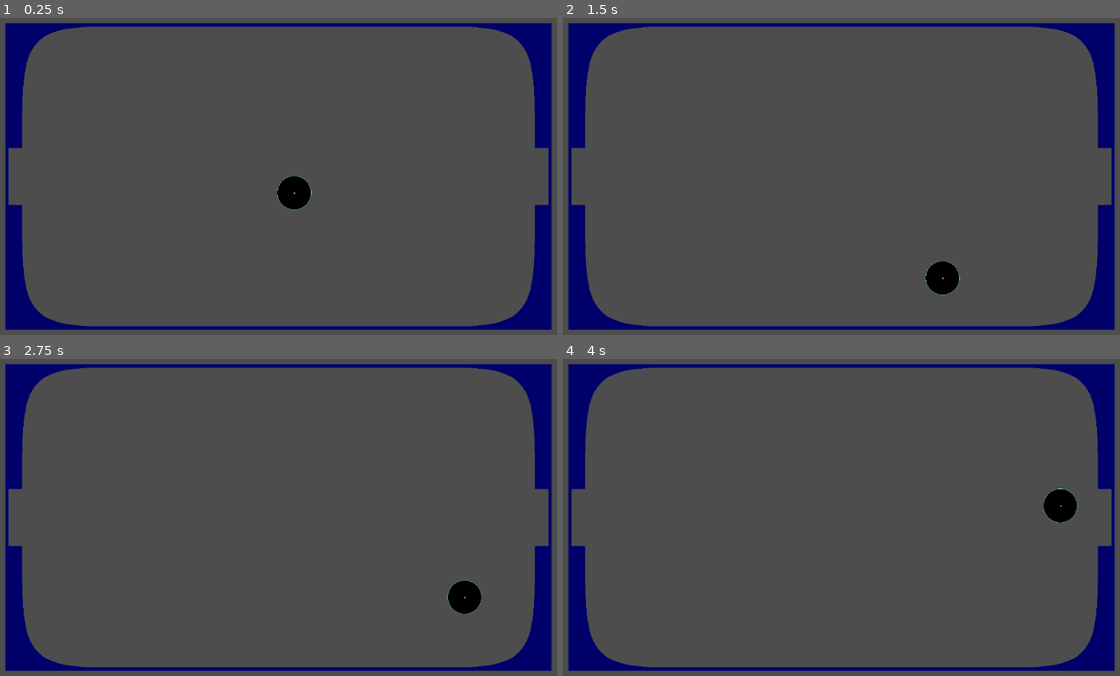
Above: before the commit, frames 1-4 (two rows, left to right).
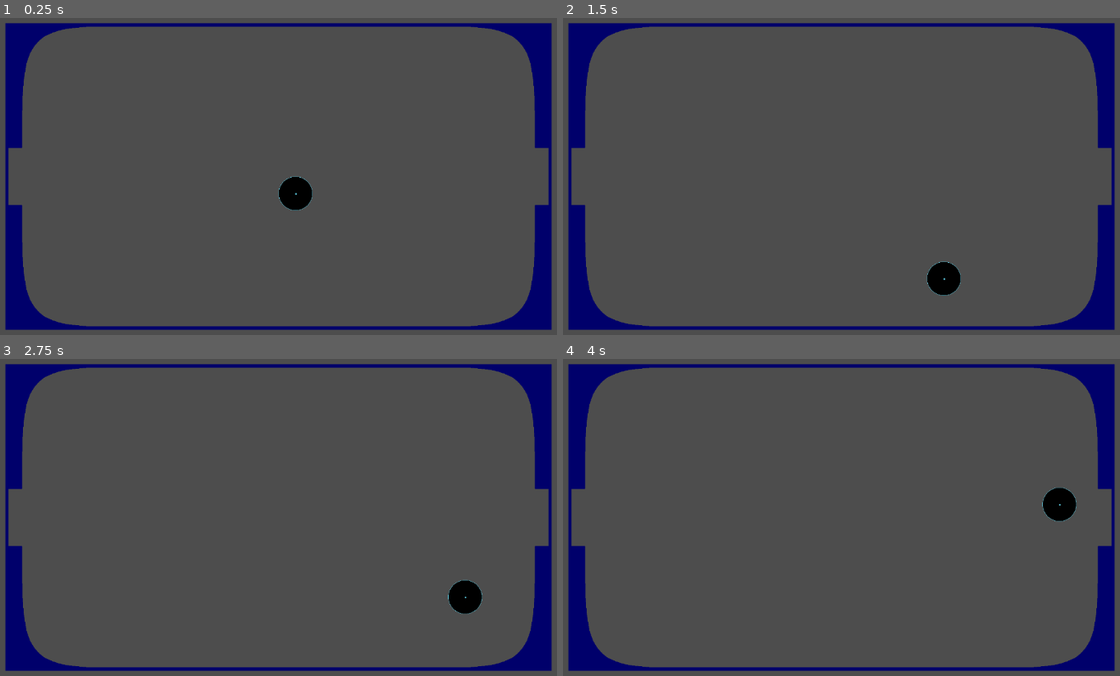
Above: after the commit, the same moments.

Repository: jdlorenz/bounce
Game: Godot game, scene res://scenes/game.tscn
Same seed, same stepped clock (60 frames per second), same inputs: the game is played once before the commit and once after it.
Inputs:
- Up to frame 1 (0.25 s): no input
- Up to frame 2 (1.5 s): tap Enter (ui_accept) at 0.5, 0.77 s; hold Right (ui_right) from 0.53 s (still down)
- Up to frame 3 (2.75 s): tap Enter (ui_accept) at 1.52 s; release Right (ui_right) at 2.03 s; hold Left (ui_left) from 2.03 s (still down)
- Up to frame 4 (4 s): release Left (ui_left) at 2.78 s; hold Right (ui_right) from 2.78 s (still down); tap Enter (ui_accept) at 3.02, 3.77 s

The runs differ from the first frame. In frame 1, 0.1% of the frame differs, in the area x 49-57%, y 49-61%; in frame 2, 0.1%; in frame 3, less than 0.1%; in frame 4, 0.1%, in the area x 86-93%, y 40-52%.

Commit message:
Update game.tscn

Diff:
--- a/scenes/game.tscn
+++ b/scenes/game.tscn
@@ -104,6 +104,48 @@
 
 [sub_resource type="SegmentShape2D" id="SegmentShape2D_jmf5u"]
 b = Vector2(-57, 6)
+
+[sub_resource type="SegmentShape2D" id="SegmentShape2D_41dv1"]
+b = Vector2(-24, 5)
+
+[sub_resource type="SegmentShape2D" id="SegmentShape2D_bv5da"]
+a = Vector2(23, -27)
+b = Vector2(-3, -18)
+
+[sub_resource type="SegmentShape2D" id="SegmentShape2D_6lo7a"]
+a = Vector2(-27, -291)
+b = Vector2(-48, -281)
+
+[sub_resource type="SegmentShape2D" id="SegmentShape2D_5w714"]
+a = Vector2(-2, 0)
+b = Vector2(-18, 13)
+
+[sub_resource type="SegmentShape2D" id="SegmentShape2D_4b0xx"]
+a = Vector2(9, -1)
+b = Vector2(-4, 14)
+
+[sub_resource type="SegmentShape2D" id="SegmentShape2D_e282l"]
+b = Vector2(-7, 11)
+
+[sub_resource type="SegmentShape2D" id="SegmentShape2D_6l7we"]
+a = Vector2(0, -1)
+b = Vector2(-7, 12)
+
+[sub_resource type="SegmentShape2D" id="SegmentShape2D_lkc5t"]
+b = Vector2(-10, 31)
+
+[sub_resource type="SegmentShape2D" id="SegmentShape2D_kcdpp"]
+b = Vector2(-6, 40)
+
+[sub_resource type="SegmentShape2D" id="SegmentShape2D_mwkxu"]
+b = Vector2(-1, 152)
+
+[sub_resource type="SegmentShape2D" id="SegmentShape2D_u2fl5"]
+a = Vector2(-30, -772)
+b = Vector2(-34, -718)
+
+[sub_resource type="RectangleShape2D" id="RectangleShape2D_4itpn"]
+size = Vector2(44, 35)
 
 [node name="Game" type="Node2D"]
 position = Vector2(-4, 2)
@@ -233,10 +275,68 @@
 position = Vector2(142, -1060)
 shape = SubResource("SegmentShape2D_jmf5u")
 
+[node name="CollisionShape2D30" type="CollisionShape2D" parent="StaticBody2D"]
+position = Vector2(85, -1054)
+shape = SubResource("SegmentShape2D_41dv1")
+
+[node name="CollisionShape2D31" type="CollisionShape2D" parent="StaticBody2D"]
+position = Vector2(38, -1022)
+shape = SubResource("SegmentShape2D_bv5da")
+
+[node name="CollisionShape2D32" type="CollisionShape2D" parent="StaticBody2D"]
+position = Vector2(62, -749)
+shape = SubResource("SegmentShape2D_6lo7a")
+
+[node name="CollisionShape2D33" type="CollisionShape2D" parent="StaticBody2D"]
+position = Vector2(62, -749)
+shape = SubResource("SegmentShape2D_6lo7a")
+
+[node name="CollisionShape2D34" type="CollisionShape2D" parent="StaticBody2D"]
+position = Vector2(62, -749)
+shape = SubResource("SegmentShape2D_6lo7a")
+
+[node name="CollisionShape2D35" type="CollisionShape2D" parent="StaticBody2D"]
+position = Vector2(16, -1030)
+shape = SubResource("SegmentShape2D_5w714")
+
+[node name="CollisionShape2D36" type="CollisionShape2D" parent="StaticBody2D"]
+position = Vector2(-11, -1016)
+shape = SubResource("SegmentShape2D_4b0xx")
+
+[node name="CollisionShape2D37" type="CollisionShape2D" parent="StaticBody2D"]
+position = Vector2(-15, -1002)
+shape = SubResource("SegmentShape2D_e282l")
+
+[node name="CollisionShape2D38" type="CollisionShape2D" parent="StaticBody2D"]
+position = Vector2(-22, -990)
+shape = SubResource("SegmentShape2D_6l7we")
+
+[node name="CollisionShape2D39" type="CollisionShape2D" parent="StaticBody2D"]
+position = Vector2(-29, -978)
+shape = SubResource("SegmentShape2D_lkc5t")
+
+[node name="CollisionShape2D40" type="CollisionShape2D" parent="StaticBody2D"]
+position = Vector2(-39, -947)
+shape = SubResource("SegmentShape2D_kcdpp")
+
+[node name="CollisionShape2D41" type="CollisionShape2D" parent="StaticBody2D"]
+position = Vector2(-49, -855)
+shape = SubResource("SegmentShape2D_mwkxu")
+
+[node name="CollisionShape2D42" type="CollisionShape2D" parent="StaticBody2D"]
+position = Vector2(-15, -137)
+shape = SubResource("SegmentShape2D_u2fl5")
+
+[node name="CollisionShape2D43" type="CollisionShape2D" parent="StaticBody2D"]
+
+[node name="CollisionShape2D44" type="CollisionShape2D" parent="StaticBody2D"]
+position = Vector2(-71, -720)
+shape = SubResource("RectangleShape2D_4itpn")
+
 [node name="RinkFlat" type="Sprite2D" parent="."]
 position = Vector2(861, -477)
 texture = ExtResource("2_dovg0")
 
 [node name="Puck" parent="." instance=ExtResource("1_akwt1")]
-position = Vector2(857, -479)
+position = Vector2(861, -477)
 gravity_scale = 0.0
Not shown: 1 places in scenes/game.tscn that only renumber resources
